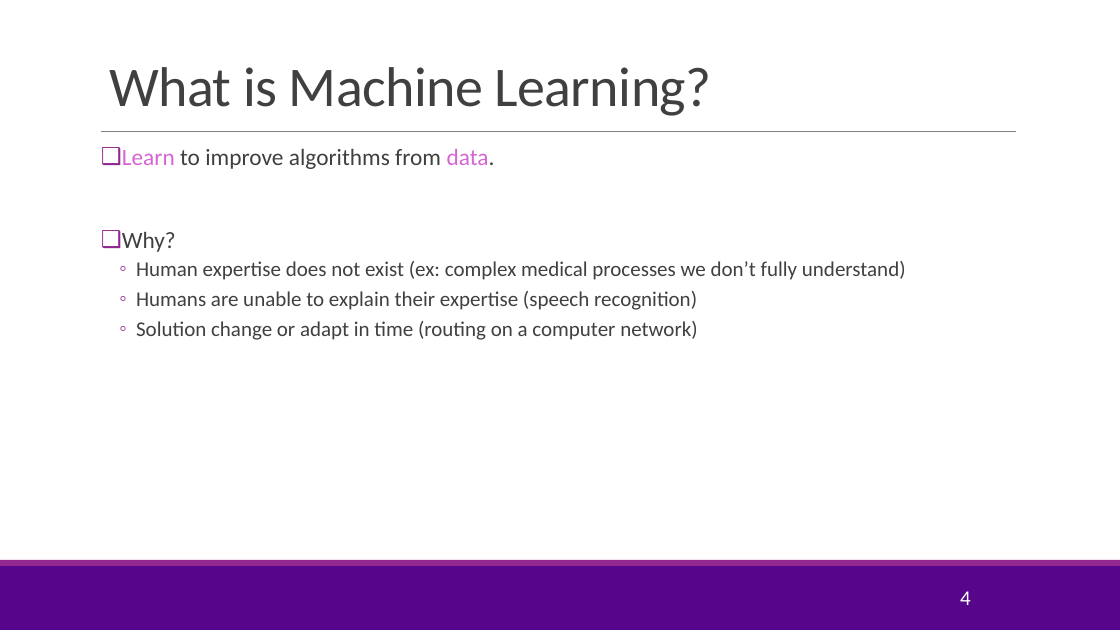
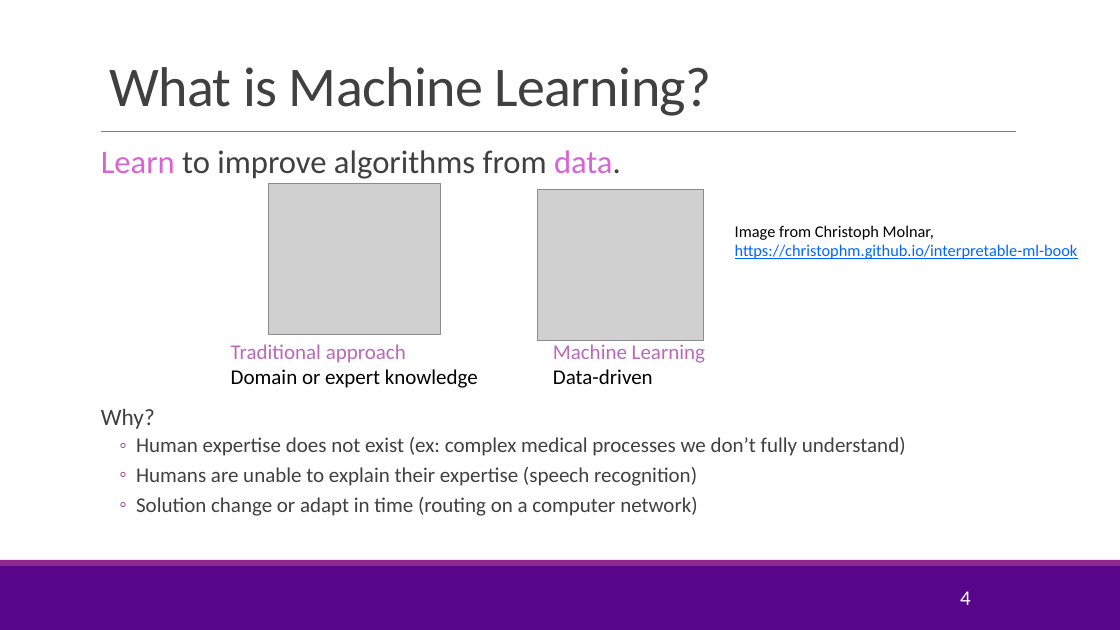
Before and after one commit to sdrangan/introml, a slide deck: slide 4 of lectures/Lect01_IntroML.pptx. Drawn at 1120x630 pixels with LibreOffice and Linux fonts; fonts in the diff are those of the drawing; grey boxes stand for pictures; background and template pictures are left out. Boxes give left, top, right and bottom in pixels: in the first picture for what was removed or moved away, otherwise in the second. Text is boxed around its words. In the diff, an @@ line names an element or a change of style, - is before the commit and + after.

```diff
--- a/lectures/Lect01_IntroML.pptx
+++ b/lectures/Lect01_IntroML.pptx
@@ text at [101, 150, 621, 429]: size 20 to 28 pt in "Learn to improve algorithms from data."; bullet ❑ to none @@
@@ picture added at [269, 184, 440, 334] @@
@@ picture added at [537, 189, 703, 340] @@
@@ text added at [735, 225, 1078, 259], 14 pt, text #0066FF, underline @@
+Image from Christoph Molnar,
+https://christophm.github.io/interpretable-ml-book
@@ text added at [231, 344, 478, 388], 18 pt, text #000000 @@
+Traditional approach
+Domain or expert knowledge
@@ text added at [553, 344, 705, 384], 18 pt, text #BA69B8 @@
+Machine Learning
+Data-driven
```
Also in this commit, not shown: 2 other slides changed, 2 slides removed, 3 other files.
